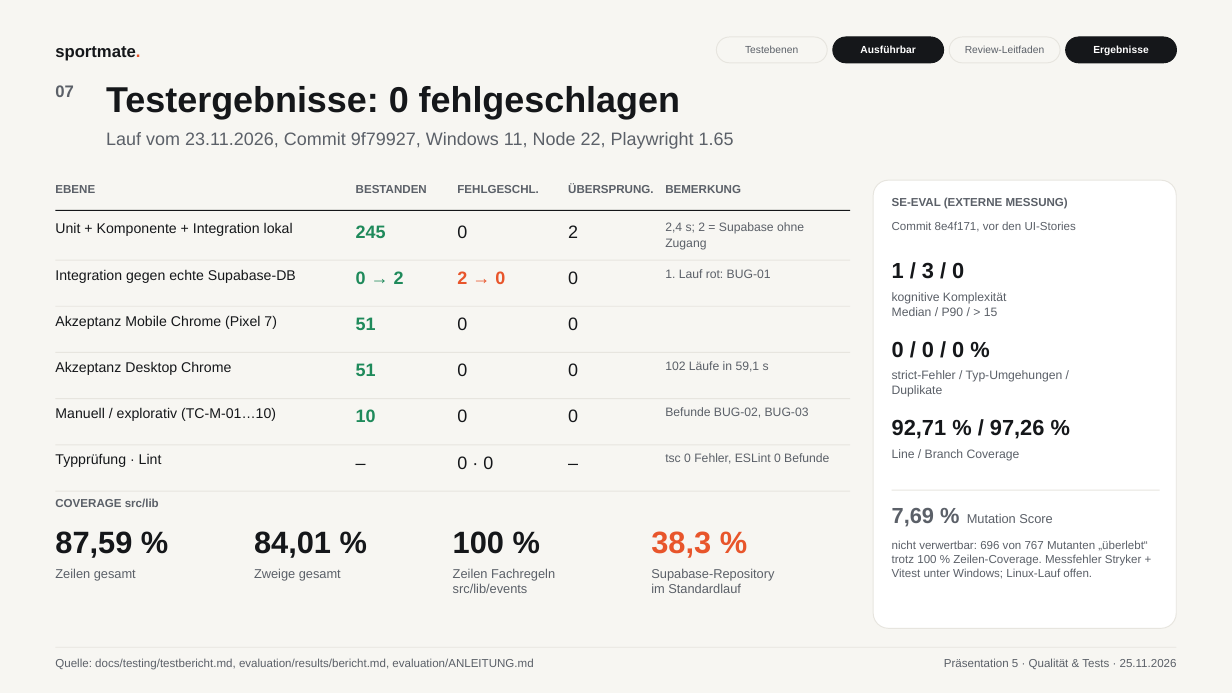
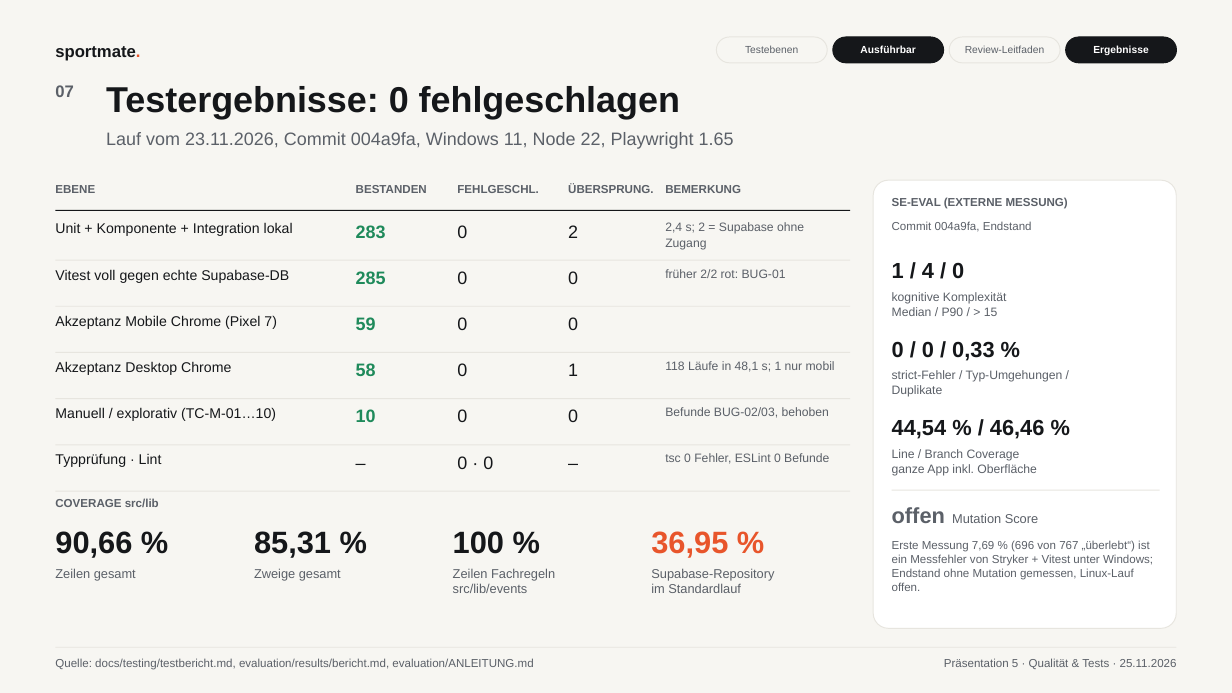
Before and after one commit to Paulo-Temme/SportMate, a slide deck: slide 7 of abgabe/praesentation-5/SportMate_P5_Qualitaet_und_Tests.pptx. Drawn at 1232x693 pixels with LibreOffice and Linux fonts; fonts in the diff are those of the drawing. Boxes give left, top, right and bottom in pixels: in the first picture for what was removed or moved away, otherwise in the second. Text is boxed around its words. In the diff, an @@ line names an element or a change of style, - is before the commit and + after.

```diff
--- a/abgabe/praesentation-5/SportMate_P5_Qualitaet_und_Tests.pptx
+++ b/abgabe/praesentation-5/SportMate_P5_Qualitaet_und_Tests.pptx
@@ text at (x1=106, y1=132, x2=734, y2=149): text changed @@
-Lauf vom 23.11.2026, Commit 9f79927, Windows 11, Node 22, Playwright 1.65
+Lauf vom 23.11.2026, Commit 004a9fa, Windows 11, Node 22, Playwright 1.65
@@ text at (x1=356, y1=225, x2=386, y2=238): text changed @@
-245
+283
@@ text at (x1=892, y1=221, x2=1032, y2=232): text changed @@
-Commit 8e4f171, vor den UI-Stories
+Commit 004a9fa, Endstand
@@ text at (x1=665, y1=269, x2=786, y2=278): text changed @@
-1. Lauf rot: BUG-01
+früher 2/2 rot: BUG-01
@@ text at (x1=892, y1=262, x2=964, y2=278): text changed @@
-1 / 3 / 0
+1 / 4 / 0
@@ text at (x1=55, y1=270, x2=289, y2=283): text changed @@
-Integration gegen echte Supabase-DB
+Vitest voll gegen echte Supabase-DB
@@ text at (x1=356, y1=271, x2=386, y2=284): text changed @@
-0 → 2
+285
@@ text at (x1=457, y1=271, x2=467, y2=284): text changed; text colour #E8552B to #15171A; bold off @@
-2 → 0
+0
@@ text at (x1=356, y1=317, x2=376, y2=330): text changed @@
-51
+59
@@ text at (x1=892, y1=341, x2=994, y2=361): text changed @@
-0 / 0 / 0 %
+0 / 0 / 0,33 %
@@ text at (x1=356, y1=363, x2=376, y2=376): text changed @@
-51
+58
@@ text at (x1=568, y1=363, x2=578, y2=376): text changed @@
-0
+1
@@ text at (x1=665, y1=361, x2=835, y2=372): text changed @@
-102 Läufe in 59,1 s
+118 Läufe in 48,1 s; 1 nur mobil
@@ text at (x1=665, y1=407, x2=829, y2=418): text changed @@
-Befunde BUG-02, BUG-03
+Befunde BUG-02/03, behoben
@@ text at (x1=892, y1=419, x2=1045, y2=439): text changed @@
-92,71 % / 97,26 %
+44,54 % / 46,46 %
@@ text at (x1=892, y1=449, x2=1036, y2=476): text changed @@
-Line / Branch Coverage
+Line / Branch Coverage
+ganze App inkl. Oberfläche
@@ text at (x1=892, y1=507, x2=1038, y2=523): text changed @@
-7,69 % Mutation Score
+offen Mutation Score
@@ text at (x1=55, y1=531, x2=132, y2=558): text changed @@
-87,59 %
+90,66 %
@@ text at (x1=254, y1=531, x2=331, y2=558): text changed @@
-84,01 %
+85,31 %
@@ text at (x1=651, y1=531, x2=728, y2=558): text changed @@
-38,3 %
+36,95 %
@@ text at (x1=892, y1=540, x2=1153, y2=591): text changed @@
-nicht verwertbar: 696 von 767 Mutanten „überlebt“ trotz 100 % Zeilen-Coverage. Messfehler Stryker + Vitest unter Windows; Linux-Lauf offen.
+Erste Messung 7,69 % (696 von 767 „überlebt“) ist ein Messfehler von Stryker + Vitest unter Windows; Endstand ohne Mutation gemessen, Linux-Lauf offen.
```
Also in this commit, not shown: 7 other slides changed, 1 other file.
